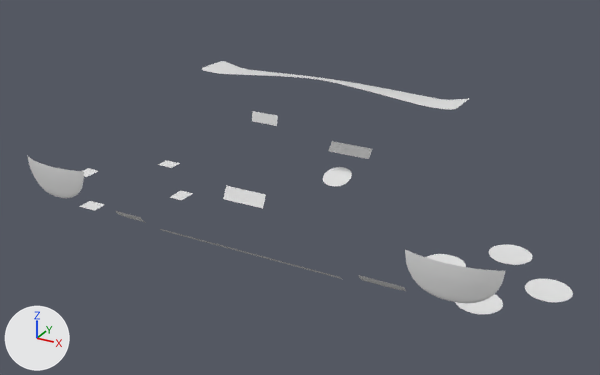
An edit to the OBJ model PadForge.App/3DModels/DS4/JetBlack/Decal.obj, drawn before and after from the same camera.
Both versions are drawn from a 50 mm camera at (94.7, -168.6, 76.8) aimed at (2.4, -0.7, -7.1). The lights are fixed; the arrows at lower left show +X, +Y and +Z. The older version comes first. Where no turn or scale is listed for an object, it has been applied to the vertices.

In view in the first picture: 'Decal.001'.
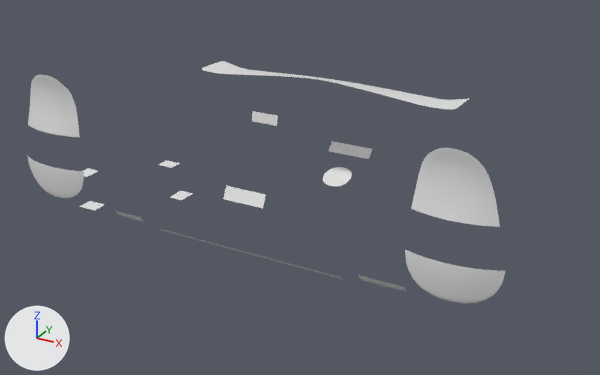
Diff of the bpy script that builds the scene:
```diff
--- a/PadForge.App/3DModels/DS4/JetBlack/Decal.obj.py
+++ b/PadForge.App/3DModels/DS4/JetBlack/Decal.obj.py
@@ me_decal_001 @@
 # used by ob_decal_001; location = (0.0, 0.0, 0.0)
-me_decal_001.from_pydata(...)  # 2418 vertices, 2152 faces; spans x -72.4..70.7, y -30.9..34.2, z -19.7..17.2
+me_decal_001.from_pydata(...)  # 1933 vertices, 1684 faces; spans x -72.4..62.1, y -30.9..34.2, z -18.1..22.1
+# me_decal_001 part 1: a new loose piece of 248 vertices spanning x -60.2..-42.6, y -30.4..-28.2, z 7.4..22.1
+# me_decal_001 part 2: a new loose piece of 231 vertices spanning x 42.7..60.2, y -30.3..-28.2, z 7.7..22.1
+# me_decal_001 part 3: the loose piece of 241 vertices spanning x 60.2..70.7, y -4.6..5.8, z -19.7..-19.5 is deleted
+# me_decal_001 part 4: the loose piece of 241 vertices spanning x 35.4..45.9, y -4.6..5.8, z -19.7..-19.5 is deleted
+# me_decal_001 part 5: the loose piece of 241 vertices spanning x 48.0..58.4, y -16.9..-6.5, z -19.7..-19.5 is deleted
+# me_decal_001 part 6: the loose piece of 241 vertices spanning x 48.0..58.4, y 8.0..18.4, z -19.7..-19.5 is deleted
```

Changed parts and their boxes (x1, y1, x2, y2) in the pictures (600 x 375 px):
'Decal.001', reshaped (12% narrower): before (27, 61, 573, 314); after (27, 61, 505, 303)
part 1 of me_decal_001, added: after (28, 75, 80, 137)
part 2 of me_decal_001, added: after (411, 148, 500, 227)
part 3 of me_decal_001, deleted: before (525, 279, 573, 302)
part 4 of me_decal_001, deleted: before (426, 254, 466, 267)
part 5 of me_decal_001, deleted: before (455, 294, 503, 314)
part 6 of me_decal_001, deleted: before (489, 244, 532, 265)
